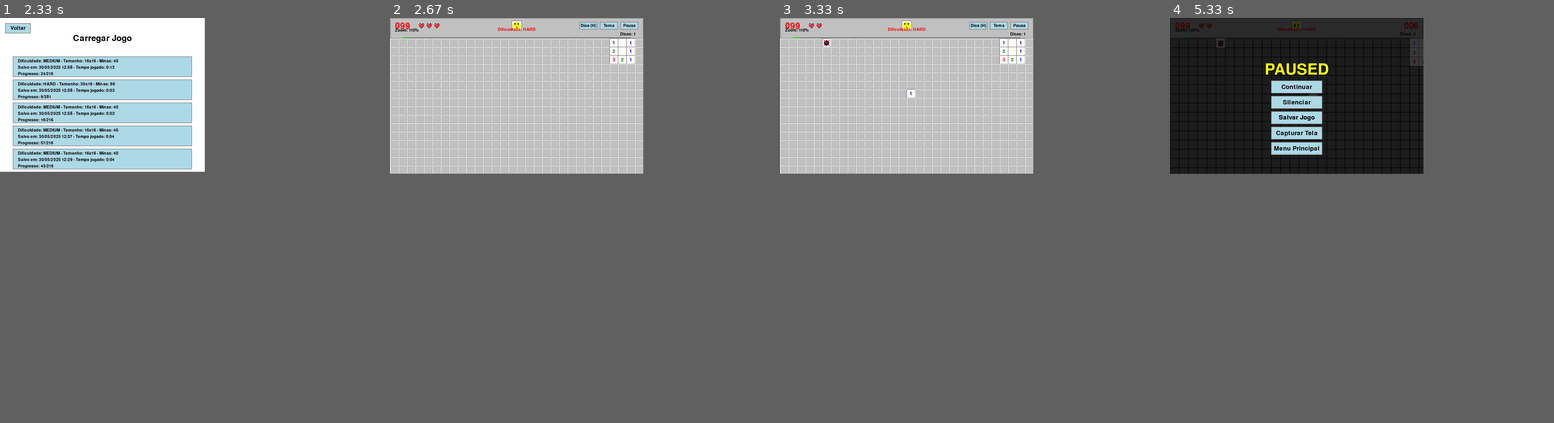
Above: before the commit, frames 1-4 (left to right).
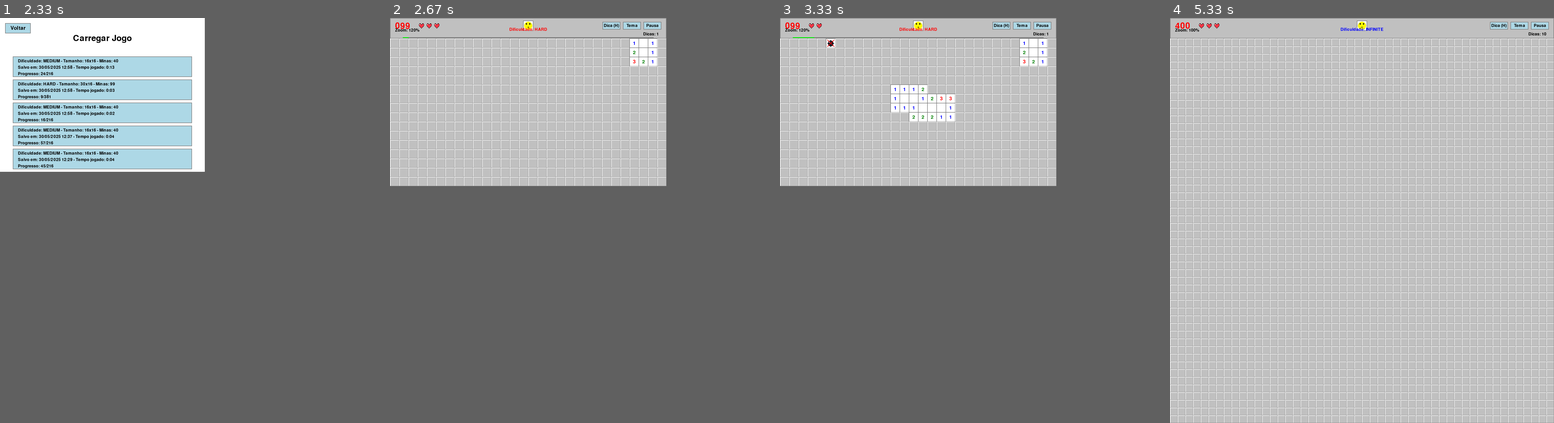
Above: after the commit, the same moments.

Repository: brunonettom/meus_codigos
Game: pygame game, started from campo_minado/campo_minado_infinite.py
Two runs of this game, one before a commit and one after it. Both use one fixed random seed, a clock stepped at 60 frames per second and the inputs below.
Inputs (mouse positions are in pixels of both pictures, inside the frame that each line leads up to):
- Up to frame 1 (2.33 s): hold + 1.45-1.92 s; hold A 1.45-1.92 s; click "Carregar Jogo" at 2.05 s
- Up to frame 2 (2.67 s): press the mouse at (493, 90) at 2.37 s; move the mouse to (455, 94) at 2.47 s; release the mouse at (416, 99) at 2.6 s
- Up to frame 3 (3.33 s): click (910, 94) at 2.72 s; press the mouse at (1002, 26) at 3.03 s; move the mouse to (914, 34) at 3.13 s; release the mouse at (826, 42) at 3.27 s
- Up to frame 4 (5.33 s): click (1292, 111) at 3.38 s; click "004" at 3.72 s; tap + at 4 s; press the mouse at (1292, 111) at 4.37 s; move the mouse to (1292, 135) at 4.47 s; release the mouse at (1296, 159) at 4.6 s; press the mouse at (1308, 127) at 4.7 s; move the mouse to (1308, 99) at 4.8 s; release the mouse at (1312, 70) at 4.93 s; press the mouse at (1308, 82) at 5.03 s; move the mouse to (1304, 103) at 5.13 s; release the mouse at (1304, 123) at 5.27 s
In our replay, in frame 2 the window is 990x608 before the commit and 1080x656 after it. These sizes can differ from the game's own. Grey fills any space a smaller window leaves; there, only what the larger window draws over its background counts as a difference.

Frame 1 is identical in both runs. In frame 2, 7.9% of the frame differs, in the area x 0-72%, y 0-42%; in frame 3, 8.7%; in frame 4, 40%, in the area x 0-100%, y 0-100%.

Commit message:
tudo certo

Diff:
--- a/campo_minado/campo_minado_infinite.py
+++ b/campo_minado/campo_minado_infinite.py
@@ -281,6 +281,7 @@
         self.game_over = False
         self.win = False
         self.start_time = 0
+        self.end_time = 0  # Initialize end_time to prevent attribute errors
         self.flags_placed = 0
         self.revealed_cells = 0
         self.total_cells = width * height
@@ -389,6 +390,7 @@
         if self.revealed_cells == self.total_cells - self.mines:
             self.win = True
             self.game_over = True
+            self.end_time = time.time()  # Set end time when winning
             self.flag_all_mines()
 
     def toggle_flag(self, x, y):
@@ -424,6 +426,9 @@
         if not self.started:
             return 0
         if self.game_over:
+            # Make sure end_time exists
+            if not hasattr(self, 'end_time') or self.end_time == 0:
+                self.end_time = time.time()
             return int(self.end_time - self.start_time)
         return int(time.time() - self.start_time)
 
@@ -1703,7 +1708,7 @@
                             play_sound("click")
 
                     # Zoom in with Ctrl+ or +
-                    elif (ctrl_pressed and (event.key == K_PLUS or event.key == K_EQUALS)) or event.key == K_PLUS or event.key == K_EQUALS:
+                    elif (ctrl_pressed and (event.key == K_PLUS or event.key == K_EQUALS)) or event.key == K_PLUS or K_EQUALS:
                         if BLOCKSIZE < MAX_BLOCKSIZE:
                             BLOCKSIZE += ZOOM_STEP
                             ZOOM_FACTOR = BLOCKSIZE / DEFAULT_BLOCKSIZE
@@ -2214,17 +2219,19 @@
                                         play_sound("click")
                                     # Normal left click to reveal cell
                                     elif event.button == 1:
-                                        # Check for Shift+Click
-                                        shift_pressed = pygame.key.get_mods() & pygame.KMOD_SHIFT
-                                        if shift_pressed:  # Shift+Click acts as right-click
-                                            game_board.toggle_flag(cell_x, cell_y)
-                                            play_sound("flag")
-                                        else:  # Normal left click
-                                            # If the cell is a revealed number, try auto-reveal around it
-                                            cell = game_board.board[cell_y][cell_x]
-                                            if cell['state'] == REVEALED and cell['value'] > 0:
-                                                game_board.auto_reveal_around(cell_x, cell_y)
-                                            else:
+                                        # First check if the cell is a revealed number
+                                        cell = game_board.board[cell_y][cell_x]
+                                        if cell['state'] == REVEALED and cell['value'] > 0:
+                                            # Always auto-reveal around numbers, regardless of shift key
+                                            game_board.auto_reveal_around(cell_x, cell_y)
+                                            play_sound("click")
+                                        else:
+                                            # Check for Shift+Click for hidden cells only
+                                            shift_pressed = pygame.key.get_mods() & pygame.KMOD_SHIFT
+                                            if shift_pressed and cell['state'] != REVEALED:  # Shift+Click acts as right-click for hidden cells
+                                                game_board.toggle_flag(cell_x, cell_y)
+                                                play_sound("flag")
+                                            else:  # Normal left click
                                                 game_board.reveal_cell(cell_x, cell_y)
                                                 if game_board.game_over:
                                                     if game_board.win:
